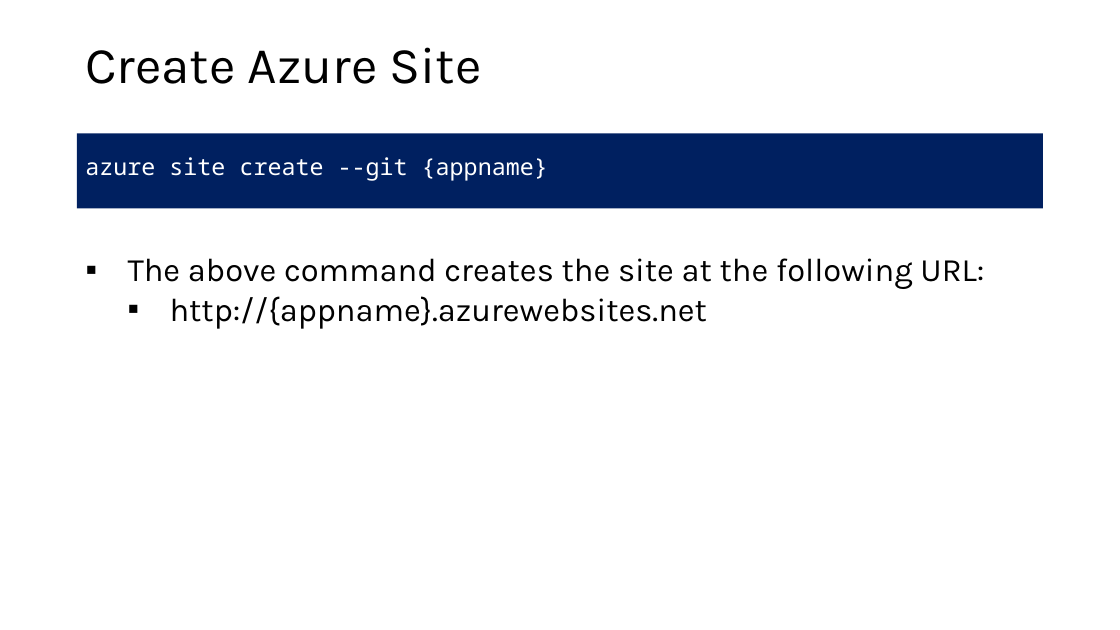
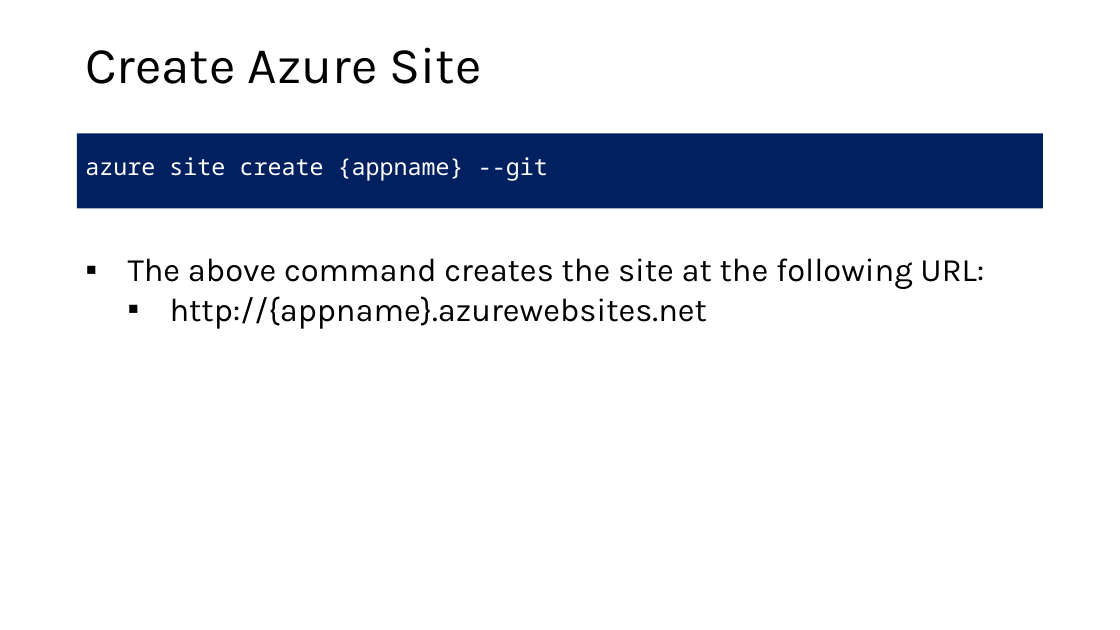
Before and after one commit to microsoft/AcademicContent, a slide deck: slide 12 of Complimentary Course Content/Module2/Lessons/Module2_Lesson8 Deploying Node.js Web Applications to Azure.pptx. Drawn at 1120x630 pixels with LibreOffice and Linux fonts; fonts in the diff are those of the drawing. Boxes give left, top, right and bottom in pixels: in the first picture for what was removed or moved away, otherwise in the second. Text is boxed around its words. In the diff, an @@ line names an element or a change of style, - is before the commit and + after.

```diff
--- a/Complimentary Course Content/Module2/Lessons/Module2_Lesson8 Deploying Node.js Web Applications to Azure.pptx
+++ b/Complimentary Course Content/Module2/Lessons/Module2_Lesson8 Deploying Node.js Web Applications to Azure.pptx
@@ text at <box>85,157,548,181</box>: text changed @@
-azure site create --git {appname}
+azure site create {appname} --git
```
Also in this commit, not shown: 2 other slides changed, 9 other files.
